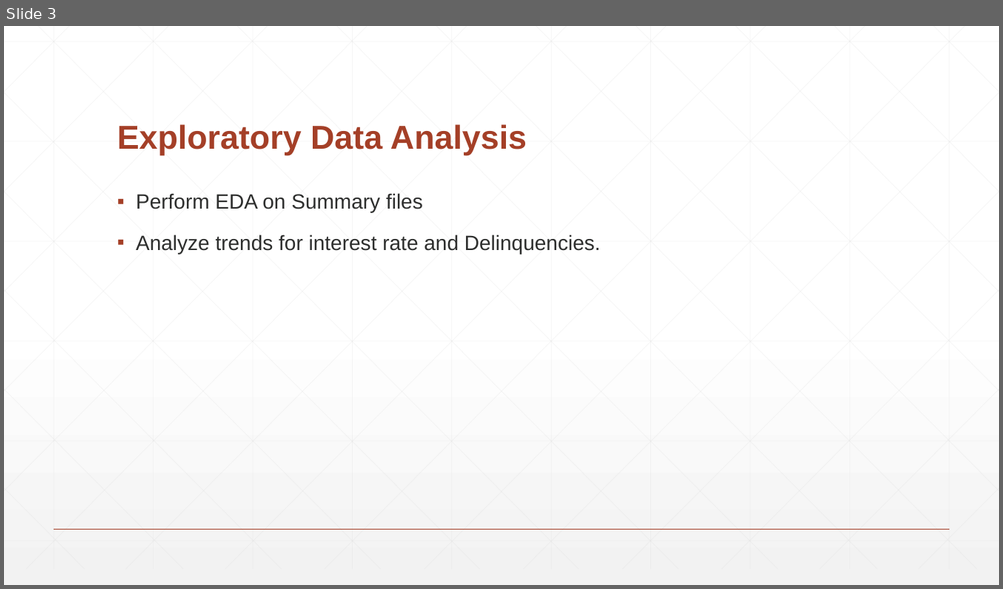
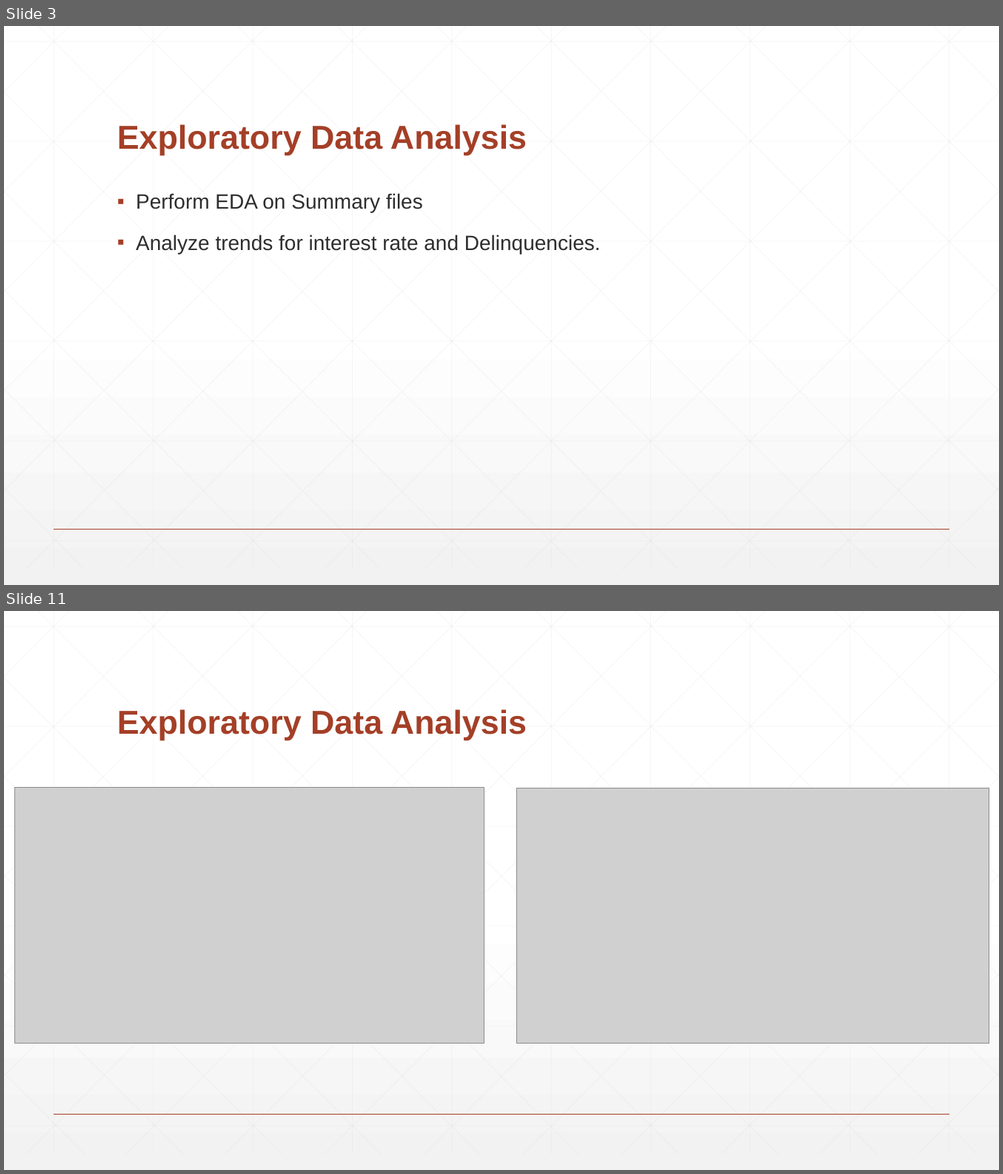
Before and after one commit to vishalsatam/PredictiveModellingOnFreddieMacLoans, a slide deck: Team1_Presentation.pptx. Shown one above the other, each under a label of ours: slide 3 before the commit, slides 3 and 11 after it; the slides between them are not shown. The pictures are 1003x589 and 1003x1174 pixels, drawn with LibreOffice and Linux fonts; fonts in the diff are those of the drawing; grey boxes stand for pictures. Boxes give left, top, right and bottom in pixels: in the first picture for what was removed or moved away, otherwise in the second. Text is boxed around its words. In the diff, an @@ line names an element or a change of style, - is before the commit and + after.

```diff
--- a/Team1_Presentation.pptx
+++ b/Team1_Presentation.pptx
@@ slide 11 added at [4,611,999,1170], background gradient #FFFFFF to #F2F2F2; not listed: 47 template elements that a slide beside it also shows @@
@@ title added at [117,709,526,741], 32 pt, text #A43F27, bold @@
+Exploratory Data Analysis
@@ picture added at [15,788,484,1044] @@
@@ picture added at [517,788,989,1044] @@
```
Also in this commit, not shown: 4 slides changed, 16 other slides added, 4 slides removed.
